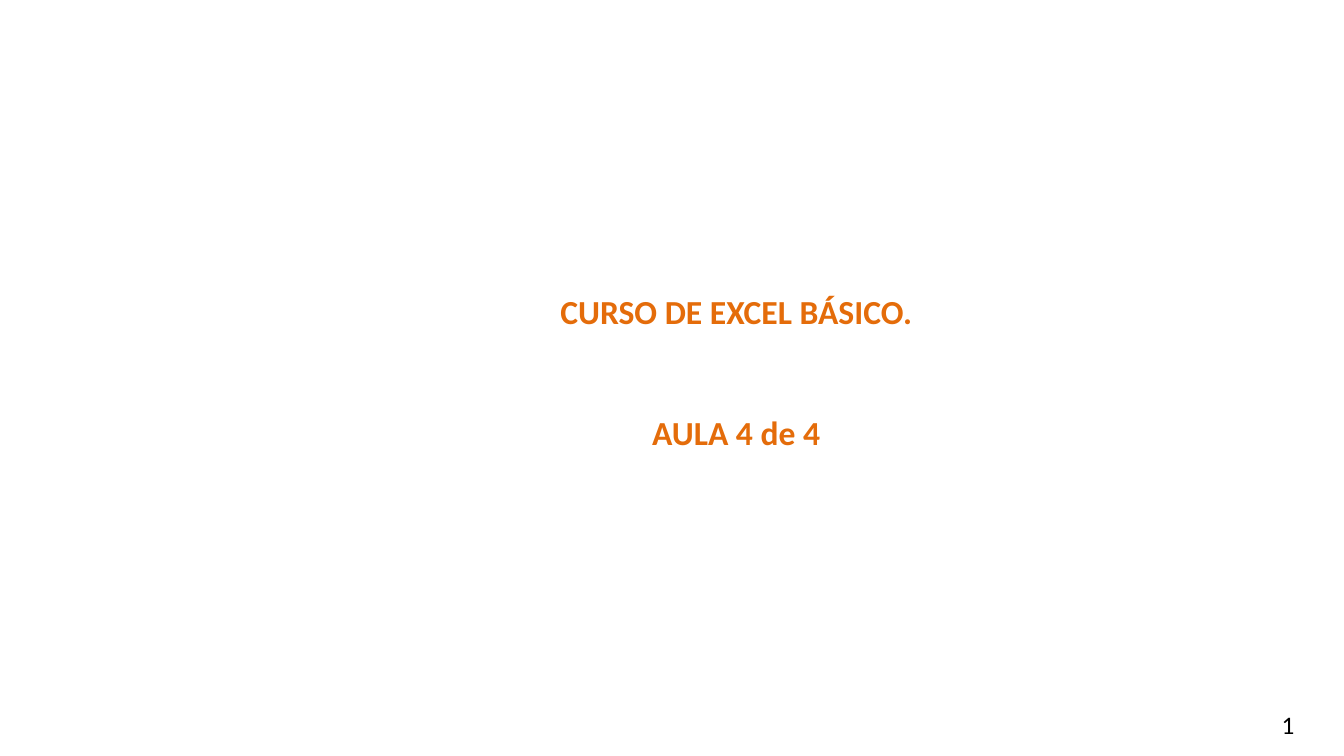
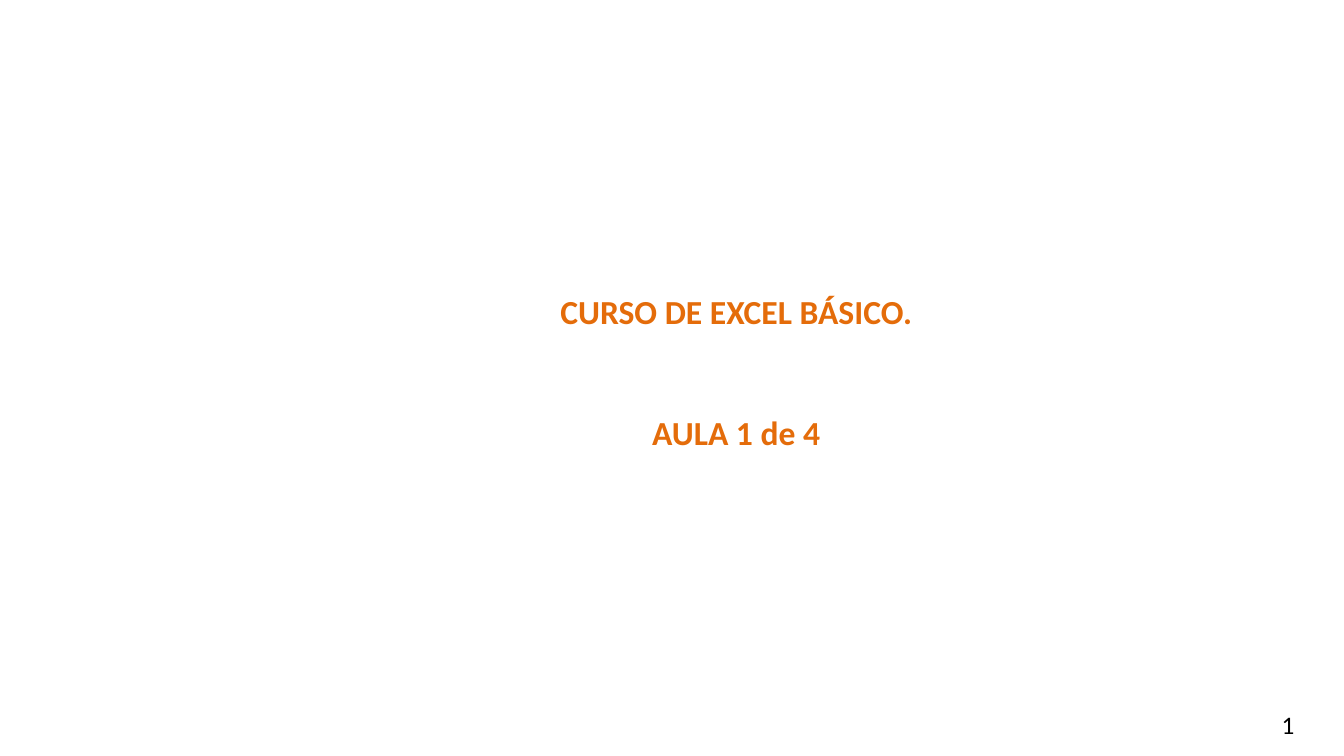
Before and after one commit to emerson-fenrir/Excel_Basico, a slide deck: slide 1 of Professor/Aula3.pptx. Drawn at 1344x756 pixels with LibreOffice and Linux fonts; fonts in the diff are those of the drawing; background and template pictures are left out. Boxes give left, top, right and bottom in pixels: in the first picture for what was removed or moved away, otherwise in the second. Text is boxed around its words. In the diff, an @@ line names an element or a change of style, - is before the commit and + after.

Commit message:
Aula 5 - 3 para natal

```diff
--- a/Professor/Aula3.pptx
+++ b/Professor/Aula3.pptx
@@ subtitle at (x1=652, y1=421, x2=820, y2=446): text changed @@
-AULA 4 de 4
+AULA 1 de 4
```
Also in this commit, not shown: 5 other slides changed, 67 slides added, 1 other file.
